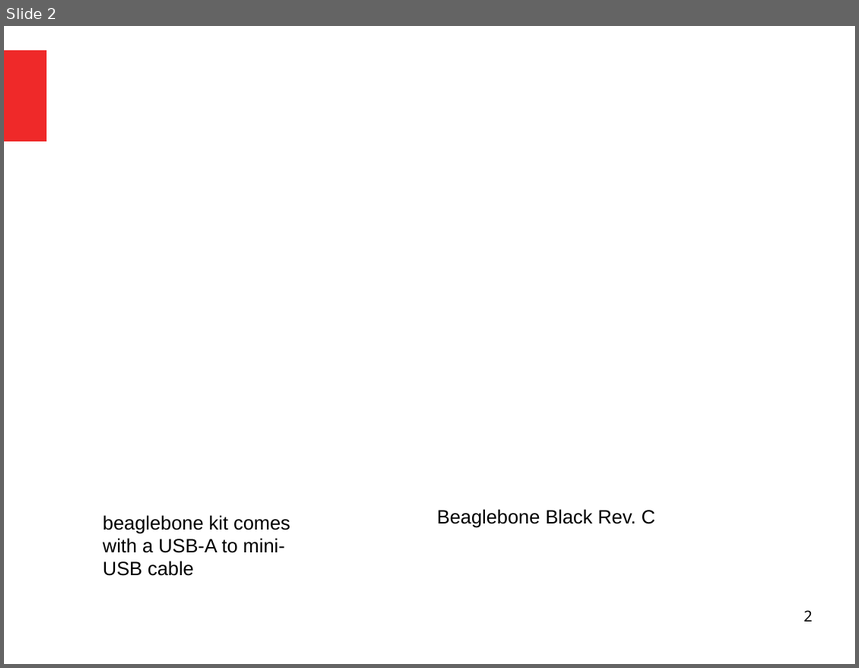
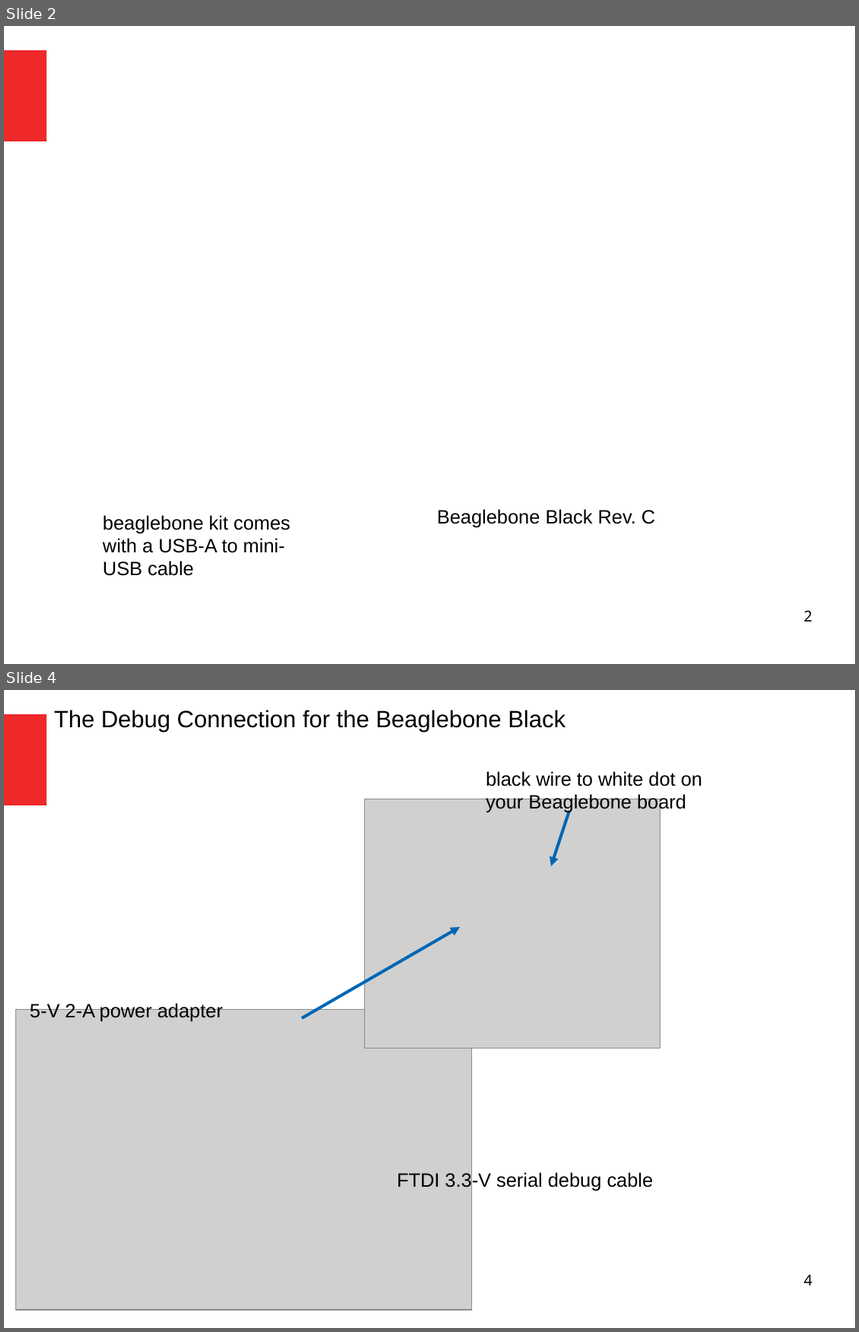
Before and after one commit to takiszourntos/teaching, a slide deck: instructional/BB_intro/slides.odp. Shown one above the other, each under a label of ours: slide 2 before the commit, slides 2 and 4 after it; the slides between them are not shown. The pictures are 859x668 and 859x1332 pixels, drawn with LibreOffice and Linux fonts; fonts in the diff are those of the drawing; grey boxes stand for pictures; background and template pictures are left out. Boxes give left, top, right and bottom in pixels: in the first picture for what was removed or moved away, otherwise in the second. Text is boxed around its words. In the diff, an @@ line names an element or a change of style, - is before the commit and + after.

```diff
--- a/instructional/BB_intro/slides.odp
+++ b/instructional/BB_intro/slides.odp
@@ slide 4 added at <box>4,690,855,1328</box>, background #FFFFFF; not listed: 1 template element that a slide beside it also shows @@
@@ text added at <box>54,710,566,732</box>, 22 pt, text #000000 @@
+The Debug Connection for the Beaglebone Black
@@ text added at <box>486,771,702,813</box>, 18 pt, text #000000 @@
+black wire to white dot on
+your Beaglebone board
@@ picture added at <box>365,799,661,1049</box> @@
@@ arrow added from (569, 811) to (552, 866), #0066B3 2.83 pt @@
@@ arrow added from (302, 1018) to (461, 927), #0066B3 2.83 pt @@
@@ text added at <box>30,1002,223,1022</box>, 18 pt, text #000000 @@
+5-V 2-A power adapter
@@ picture added at <box>16,1009,473,1310</box> @@
@@ text added at <box>397,1171,654,1191</box>, 18 pt, text #000000 @@
+FTDI 3.3-V serial debug cable
@@ page number added at <box>804,1274,813,1286</box>, 14 pt, text #000000 @@
+4
```
Also in this commit, not shown: 1 slide changed, 1 other file.
